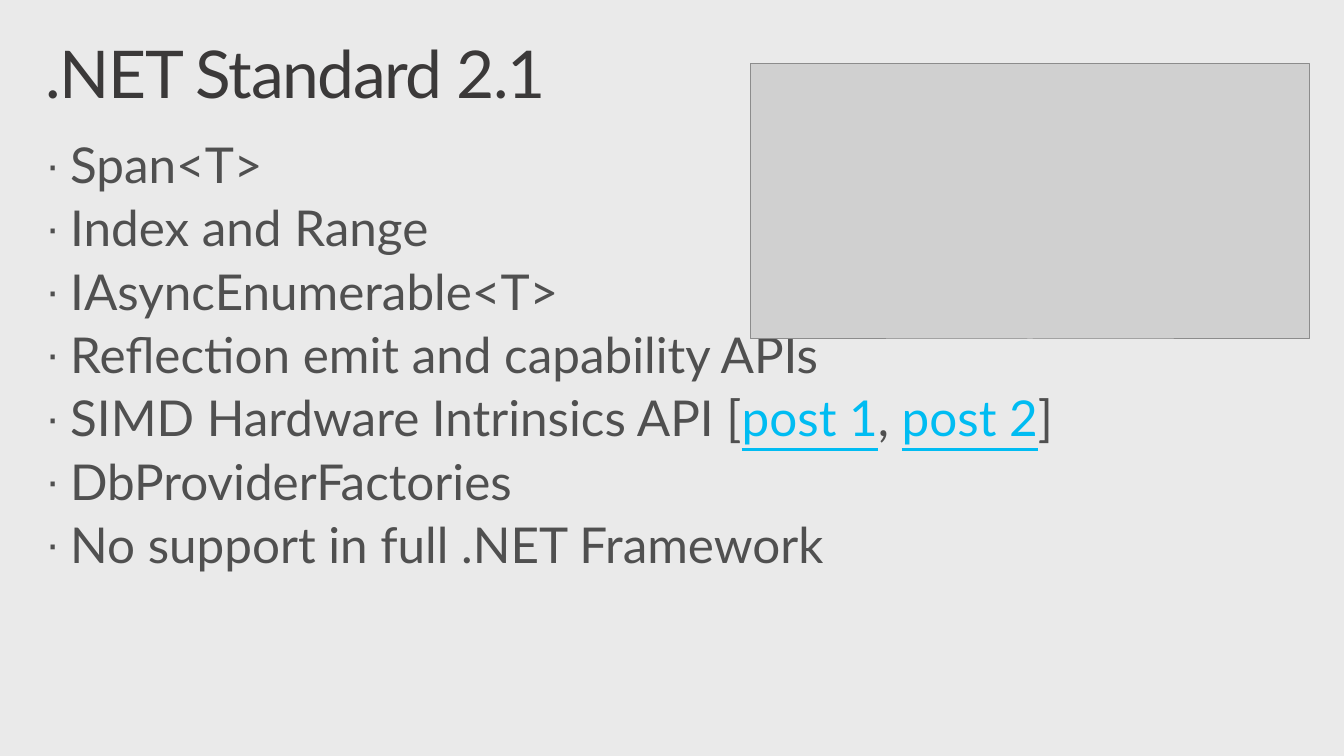
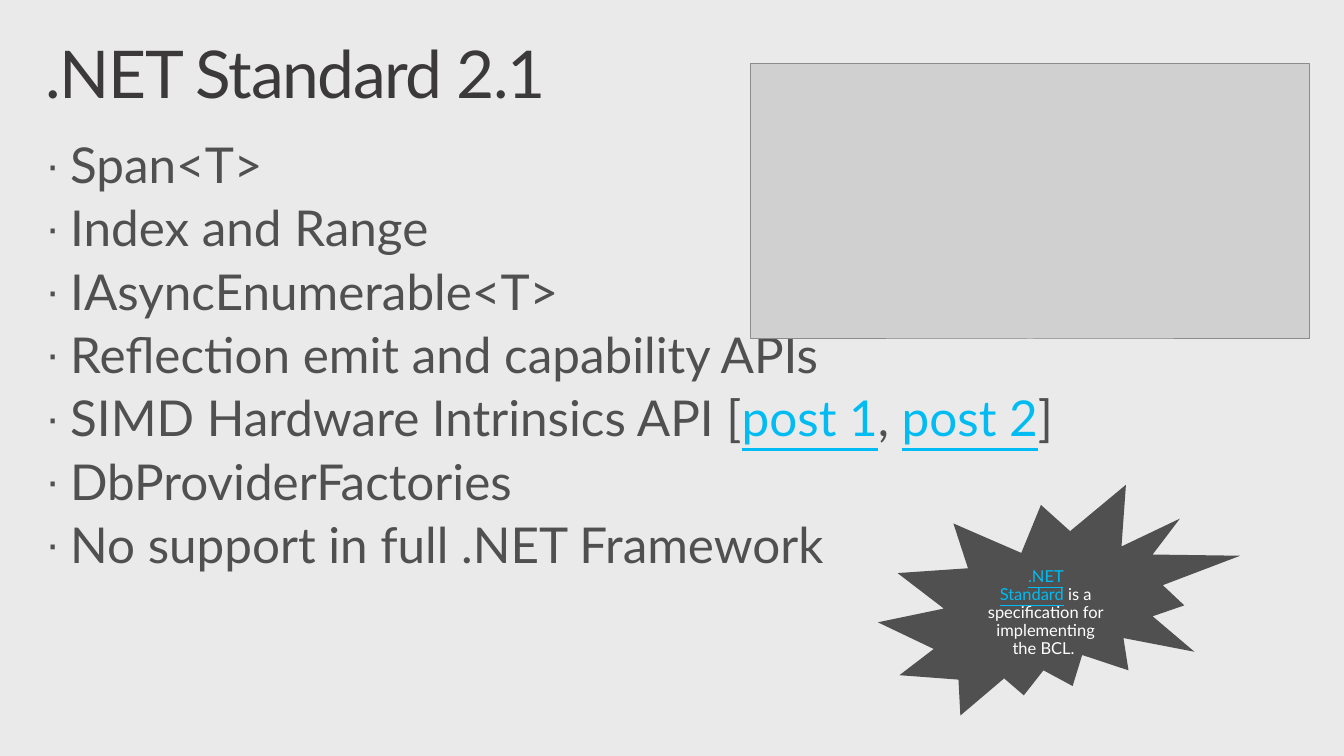
Before and after one commit to nithinmohantk/VS2019Launch-LK, a slide deck: slide 5 of slides/VS2019-Launch-CS80.pptx (slide 7 before the commit). Drawn at 1344x756 pixels with LibreOffice and Linux fonts; fonts in the diff are those of the drawing; grey boxes stand for pictures; background and template pictures are left out. Boxes give left, top, right and bottom in pixels: in the first picture for what was removed or moved away, otherwise in the second. Text is boxed around its words. In the diff, an @@ line names an element or a change of style, - is before the commit and + after.

```diff
--- a/slides/VS2019-Launch-CS80.pptx
+++ b/slides/VS2019-Launch-CS80.pptx
@@ irregular seal added at [878,484,1240,715], fill #505050, 12 pt, text #FFFFFF @@
+.NET Standard is a specification for implementing the BCL.
```
Also in this commit, not shown: 20 other slides changed, 1 slide added, 3 slides removed, 5 other files.
